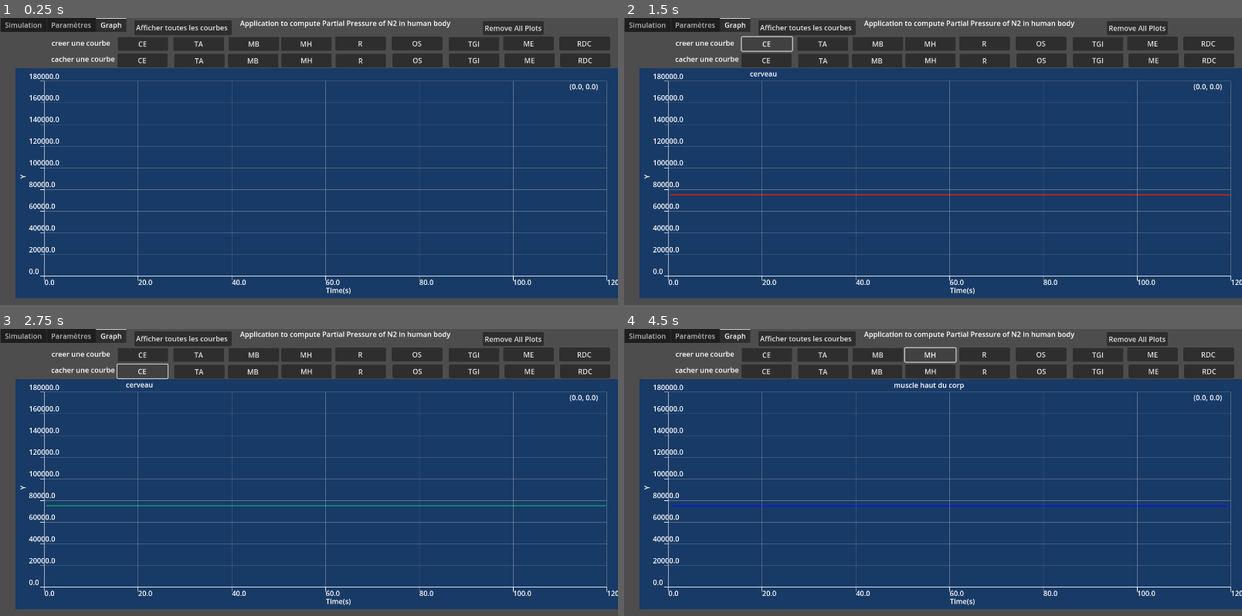
Above: before the commit, frames 1-4 (two rows, left to right).
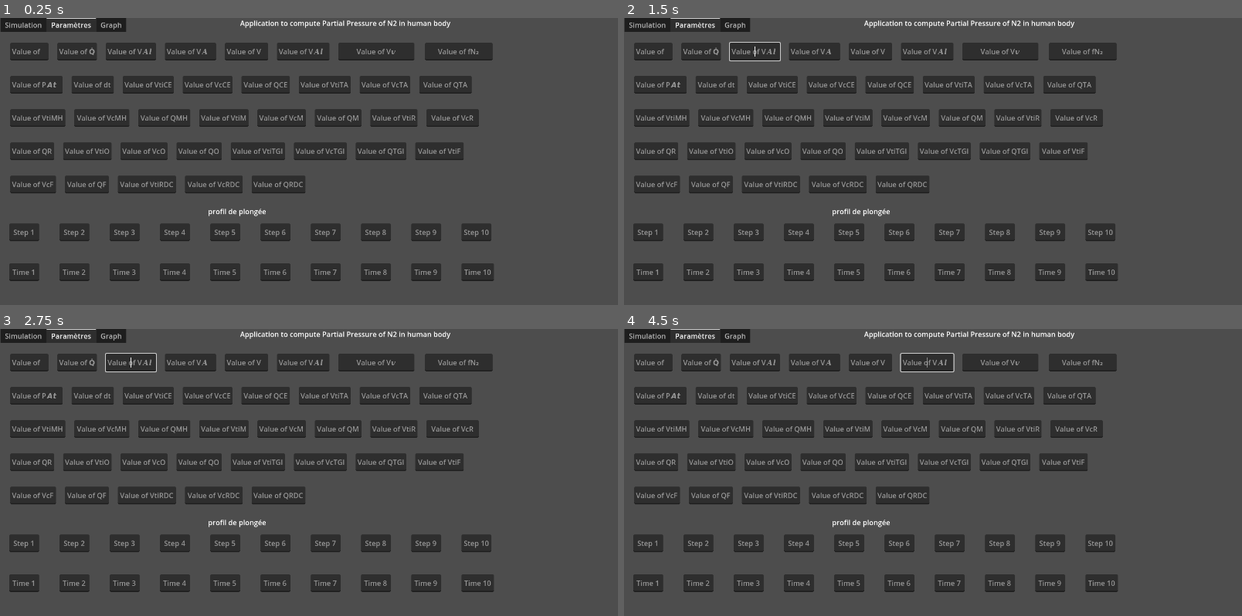
Above: after the commit, the same moments.

Repository: pascal-ballet/Dive-PP
Game: Godot game, scene res://dive_pp_n2.tscn
Same seed, same stepped clock (60 frames per second), same inputs: the game is played once before the commit and once after it. This scene is started directly instead of the project's main scene.
Inputs (mouse positions are in pixels of both pictures, inside the frame that each line leads up to):
- Up to frame 1 (0.25 s): no input
- Up to frame 2 (1.5 s): click (809, 26) at 0.5 s, where only the run before the commit has a clickable "Afficher toutes les courbes"; click (766, 43) at 1.25 s, where only the run before the commit has a clickable "CE"
- Up to frame 3 (2.75 s): click (142, 372) at 2 s, where only the run before the commit has a clickable "CE"
- Up to frame 4 (4.5 s): click (821, 354) at 2.75 s, where only the run before the commit has a clickable "TA"; click (821, 372) at 3.5 s, where only the run before the commit has a clickable "TA"; click (933, 354) at 4.25 s, where only the run before the commit has a clickable "MH"

The runs differ from the first frame. In frame 1, 86% of the frame differs, in the area x 1-100%, y 0-98%; in frame 2, 86%; in frame 3, 86%; in frame 4, 86%.

Commit message:
Update dive_pp_n2.tscn

Diff:
--- a/dive_pp_n2.tscn
+++ b/dive_pp_n2.tscn
@@ -15,7 +15,7 @@
 offset_left = -7.0
 offset_right = 309.0
 offset_bottom = 31.0
-current_tab = 2
+current_tab = 1
 
 [node name="Simulation" type="Control" parent="TabContainer"]
 visible = false
@@ -283,7 +283,6 @@
 text = "T 1/2"
 
 [node name="Paramètres" type="Control" parent="TabContainer"]
-visible = false
 layout_mode = 2
 metadata/_tab_index = 1
 
@@ -293,6 +292,14 @@
 
 [node name="Control" type="Control" parent="TabContainer/Paramètres/Paramètres"]
 layout_mode = 2
+
+[node name="RichTextLabel_N3" type="RichTextLabel" parent="TabContainer/Paramètres/Paramètres/Control"]
+layout_mode = 2
+offset_left = 475.0
+offset_top = 394.0
+offset_right = 611.0
+offset_bottom = 444.0
+text = "profil de plongée"
 
 [node name="TabTime1" type="LineEdit" parent="TabContainer/Paramètres/Paramètres/Control"]
 layout_mode = 2
@@ -810,6 +817,7 @@
 alignment = 1
 
 [node name="Graph" type="Control" parent="TabContainer"]
+visible = false
 layout_mode = 2
 metadata/_tab_index = 2
 
